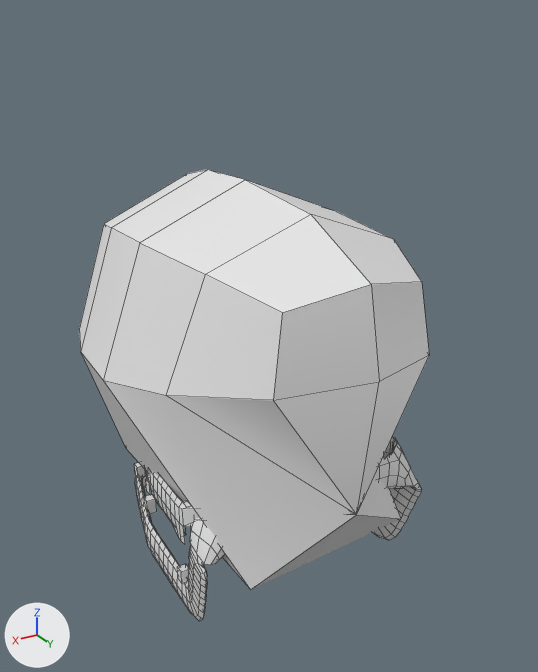
Two versions of the Blender file Arte/Esqueleto Enemigo.blend, one commit apart.
Both versions are drawn from a camera (50 mm lens) standing at (4.751, 0.796, 4.759) and looking at (3.996, -0.463, 4.13). Lighting does not change. The marker at lower left points along +X, +Y and +Z. Mesh edges are drawn as thin lines. The same objects are shown in both versions, whatever each file hides.

Names of what the first picture shows: 'Craneo'.
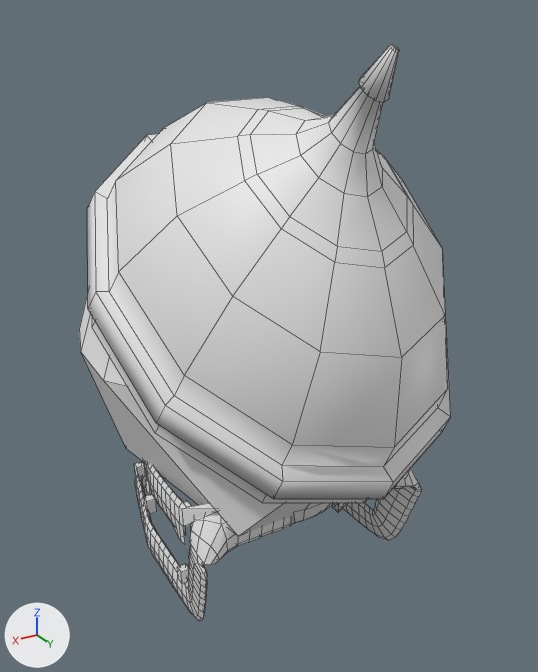
What changed in the scene script:
```text
Change me_plane:
    where me_plane.from_pydata(...)  # 1571 vertices, 1514 faces; spans x -0.329..0.339, y -0.075..0.775, z 0.054..0.932
    used by ob_craneo; location = (4.006, -0.857, 3.519)
    me_plane part 1
    me_plane.vertices[121].co: (0.203, 0.681, 0.24) -> (0.203, 0.635, 0.333)  # pixel (250, 589) -> pixel (238, 536)
    me_plane.vertices[136].co: (0.023, 0.762, 0.395) -> (0.023, 0.725, 0.497)  # pixel (356, 514) -> not seen
    me_plane.vertices[482].co: (-0.15, 0.526, 0.177) -> (-0.15, 0.526, 0.267)
    me_plane.vertices[492].co: (0.0, 0.738, 0.832) -> (0.0, 0.697, 0.834)  # pixel (371, 284) -> not seen
    me_plane.vertices[1117].co: (-0.186, 0.656, 0.236) -> (-0.186, 0.637, 0.337)  # pixel (400, 518) -> not seen
    me_plane.vertices[1130].co: (0.0, 0.775, 0.668) -> (0.0, 0.746, 0.672)  # pixel (379, 381) -> not seen
    me_plane.vertices[1407].co: (0.004, 0.161, 0.205) -> (0.004, 0.161, 0.295)
Add me_sphere_001:
    me_sphere_001.from_pydata(...)  # 155 vertices, 154 faces; spans x -1.03..1.03, y -1.0..1.04, z 0.0..1.49
    me_sphere_001.polygons.foreach_set('use_smooth', [True] * 154)
Add ob_sphere:
    ob_sphere = bpy.data.objects.new('Sphere', me_sphere_001)
    ob_sphere.location = (4.012, -0.473, 4.177)
    ob_sphere.rotation_euler = (-0.617, 0.0154, 0.0264)  # degrees (-35, 0.9, 1.5)
    ob_sphere.scale = (0.349, 0.445, 0.445)
```

Changed parts and their boxes (x1, y1, x2, y2) in the pictures (538 x 672 px; the box of a moved part takes in the faces that stretch with it):
'Sphere', added
    after: (87, 44, 451, 503)
'Craneo', reshaped
    before: (79, 169, 429, 621)
    after: (79, 293, 422, 621)
part 1 of me_plane, moved or reshaped
    before: (82, 214, 429, 590)
    after: (82, 354, 322, 536)
